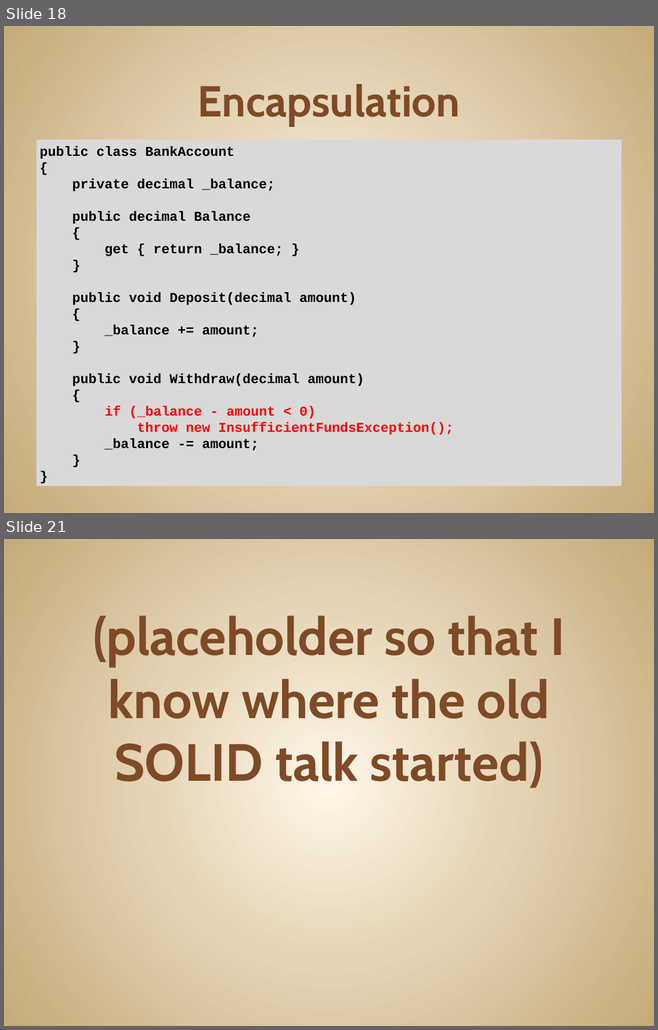
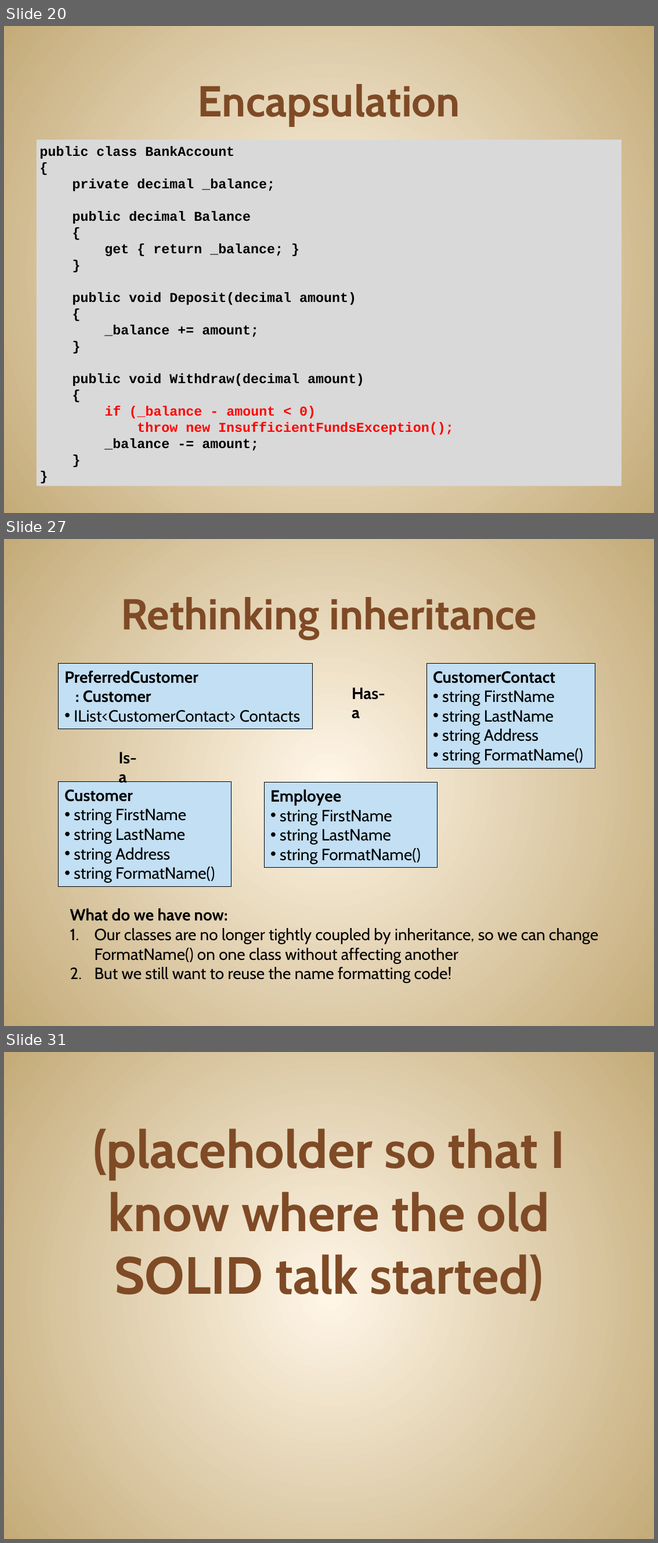
Before and after one commit to JonKruger/oop-solid-sample, a slide deck: slides/OOP-SOLID-CodeMash.pptx. Shown one above the other, each under a label of ours: slides 18 and 21 before the commit, slides 20, 27 and 31 after it; the slides between them are not shown. The pictures are 658x1030 and 658x1543 pixels, drawn with LibreOffice and Linux fonts; fonts in the diff are those of the drawing. Boxes give left, top, right and bottom in pixels: in the first picture for what was removed or moved away, otherwise in the second. Text is boxed around its words. In the diff, an @@ line names an element or a change of style, - is before the commit and + after.

Commit message:
composition vs. inheritance example done

```diff
--- a/slides/OOP-SOLID-CodeMash.pptx
+++ b/slides/OOP-SOLID-CodeMash.pptx
@@ slide 27 added at (x1=4, y1=539, x2=654, y2=1026), background gradient #FFF7E8 to #C4AA7A @@
@@ title added at (x1=121, y1=597, x2=537, y2=639), 48 pt, text #804B26, bold @@
+Rethinking inheritance
@@ rectangle added at (x1=58, y1=664, x2=312, y2=729), fill #C2DFF3, outline #000000 0.75 pt, 18 pt, text #000000 @@
+PreferredCustomer
+: Customer
+• IList<CustomerContact> Contacts
@@ rectangle added at (x1=426, y1=664, x2=595, y2=769), fill #C2DFF3, outline #000000 0.75 pt, 18 pt, text #000000 @@
+CustomerContact
+• string FirstName
+• string LastName
+• string Address
+• string FormatName()
@@ text added at (x1=351, y1=687, x2=385, y2=719), 18 pt, text #000000, bold @@
+Has-a
@@ text added at (x1=119, y1=752, x2=137, y2=787), 18 pt, text #000000, bold @@
+Is-a
@@ rectangle added at (x1=58, y1=782, x2=231, y2=887), fill #C2DFF3, outline #000000 0.75 pt, 18 pt, text #000000 @@
+Customer
+• string FirstName
+• string LastName
+• string Address
+• string FormatName()
@@ rectangle added at (x1=264, y1=783, x2=437, y2=868), fill #C2DFF3, outline #000000 0.75 pt, 18 pt, text #000000 @@
+Employee
+• string FirstName
+• string LastName
+• string FormatName()
@@ text added at (x1=70, y1=908, x2=598, y2=983), 18 pt, text #000000 @@
+What do we have now:
+1. Our classes are no longer tightly coupled by inheritance, so we can change FormatName() on one class without affecting another
+2. But we still want to reuse the name formatting code!
@@ what was slide 18 is now slide 20 @@
@@ what was slide 21 is now slide 31 @@
```
Also in this commit, not shown: 2 slides changed, 9 other slides added.
